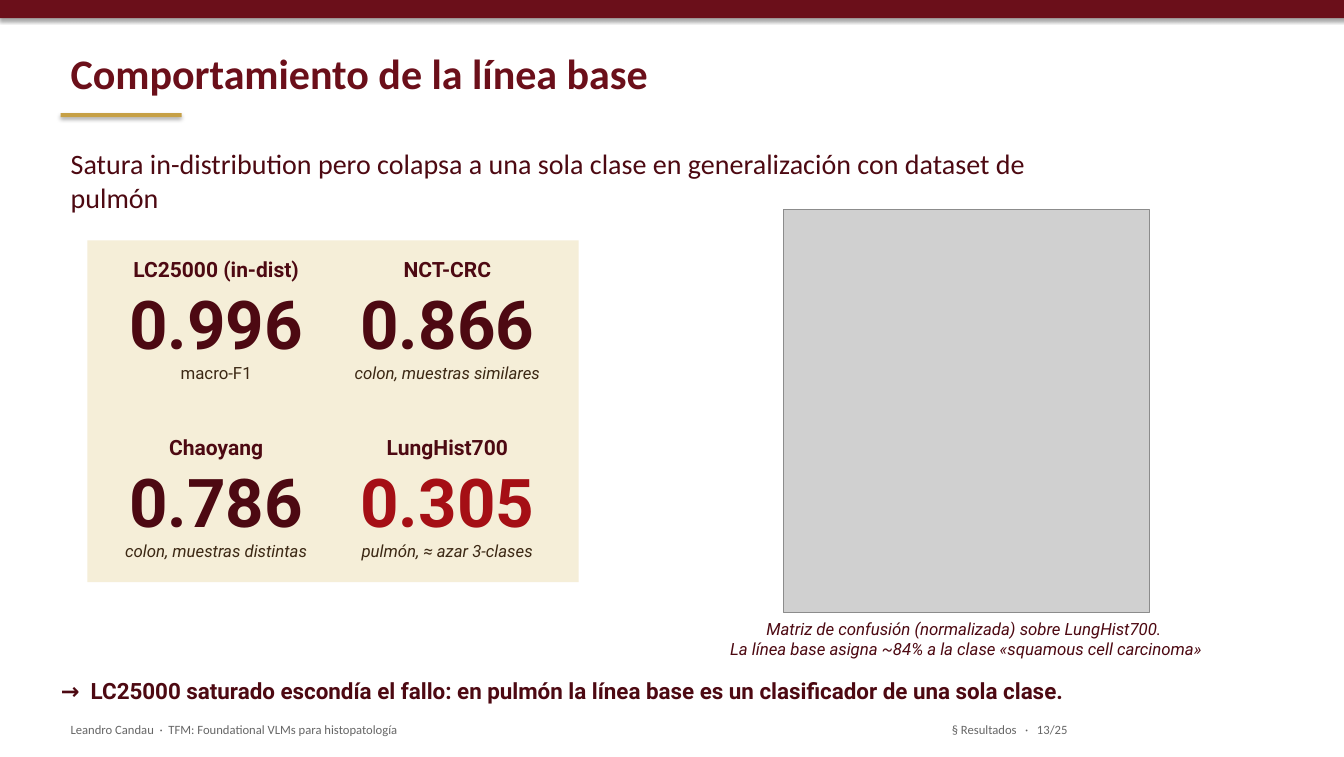
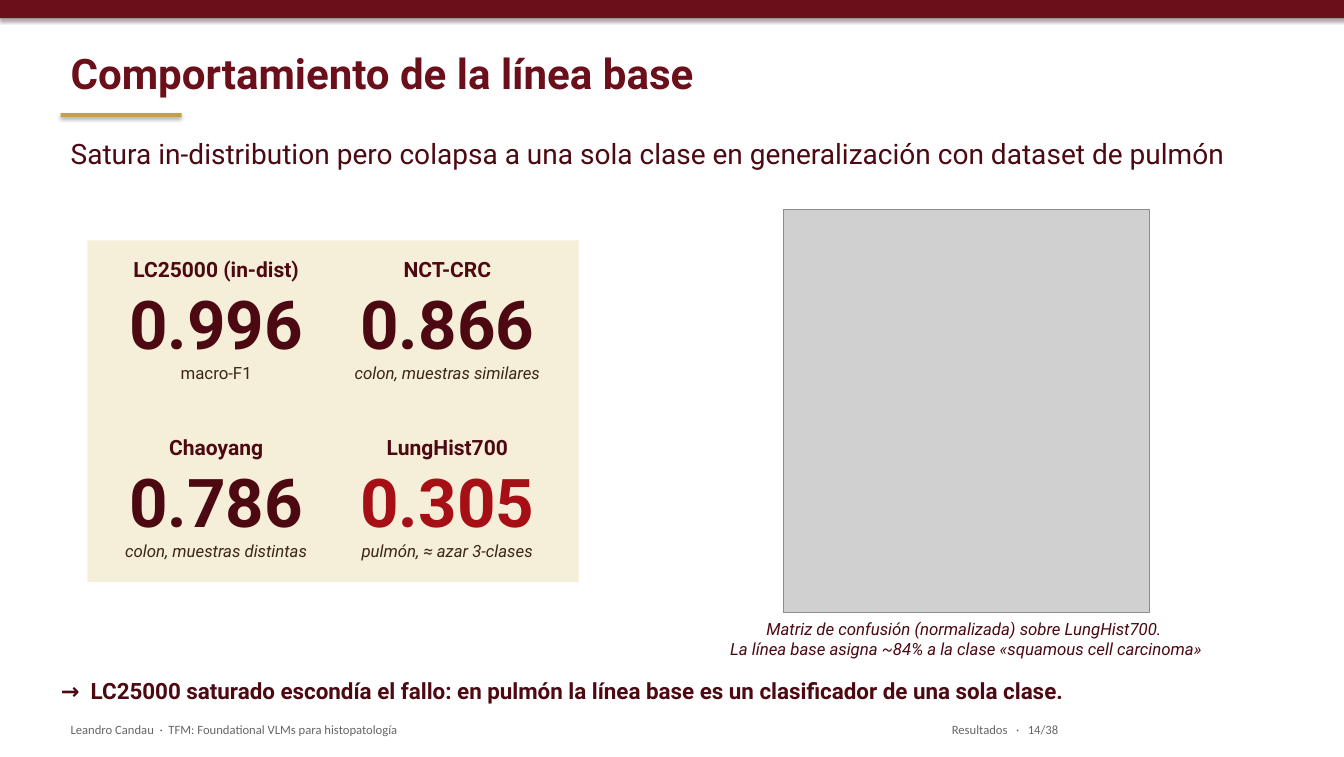
Before and after one commit to lcandau/histopathology-clip-lab, a slide deck: slide 14 of report/TFM_defense.pptx (slide 13 before the commit). Drawn at 1344x757 pixels with LibreOffice and Linux fonts; fonts in the diff are those of the drawing; grey boxes stand for pictures. Boxes give left, top, right and bottom in pixels: in the first picture for what was removed or moved away, otherwise in the second. Text is boxed around its words. In the diff, an @@ line names an element or a change of style, - is before the commit and + after.

```diff
--- a/report/TFM_defense.pptx
+++ b/report/TFM_defense.pptx
@@ text "Comportamiento de la línea base" at (x1=71, y1=57, x2=693, y2=98): font Calibri to Roboto @@
@@ text "Satura in-distribution pero colapsa a ..." at (x1=71, y1=143, x2=1224, y2=170): font Calibri to Roboto @@
@@ text "Satura in-distribution pero colapsa a ..." moved from (x1=71, y1=154, x2=1025, y2=179) to (x1=71, y1=143, x2=1224, y2=170) @@
@@ text at (x1=952, y1=725, x2=1058, y2=734): text changed @@
-§ Resultados · 13/25
+Resultados · 14/38
```
Also in this commit, not shown: 18 other slides changed, 14 slides added, 1 slide removed, 1 other file.
